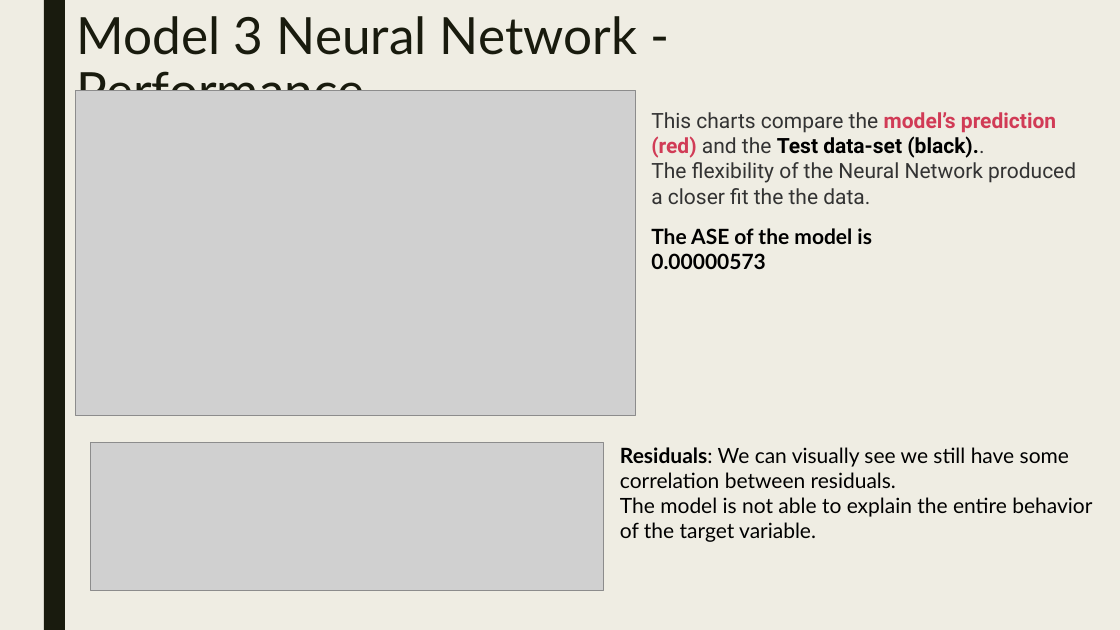
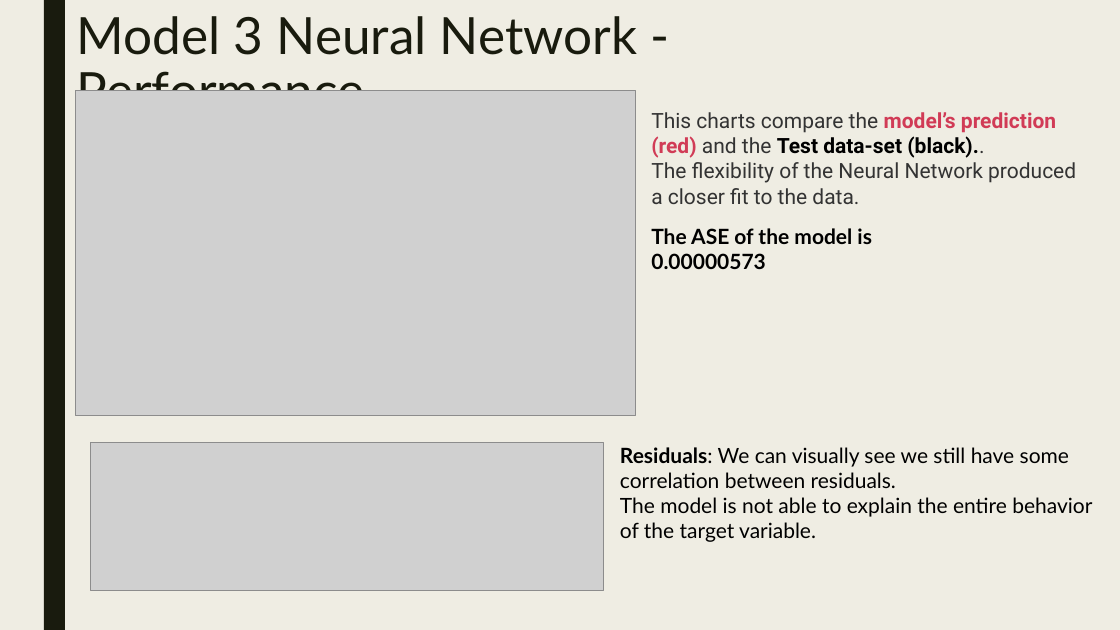
Before and after one commit to maxmoro/TimeSeriesProject, a slide deck: slide 11 of Attrition Analysis Part 2.pptx. Drawn at 1120x630 pixels with LibreOffice and Linux fonts; fonts in the diff are those of the drawing; grey boxes stand for pictures. Boxes give left, top, right and bottom in pixels: in the first picture for what was removed or moved away, otherwise in the second. Text is boxed around its words. In the diff, an @@ line names an element or a change of style, - is before the commit and + after.

```diff
--- a/Attrition Analysis Part 2.pptx
+++ b/Attrition Analysis Part 2.pptx
@@ text at [651, 162, 1076, 204]: text changed @@
-The flexibility of the Neural Network produced a closer fit the the data.
+The flexibility of the Neural Network produced a closer fit to the data.
```
Also in this commit, not shown: 15 other slides changed, 2 other files.
